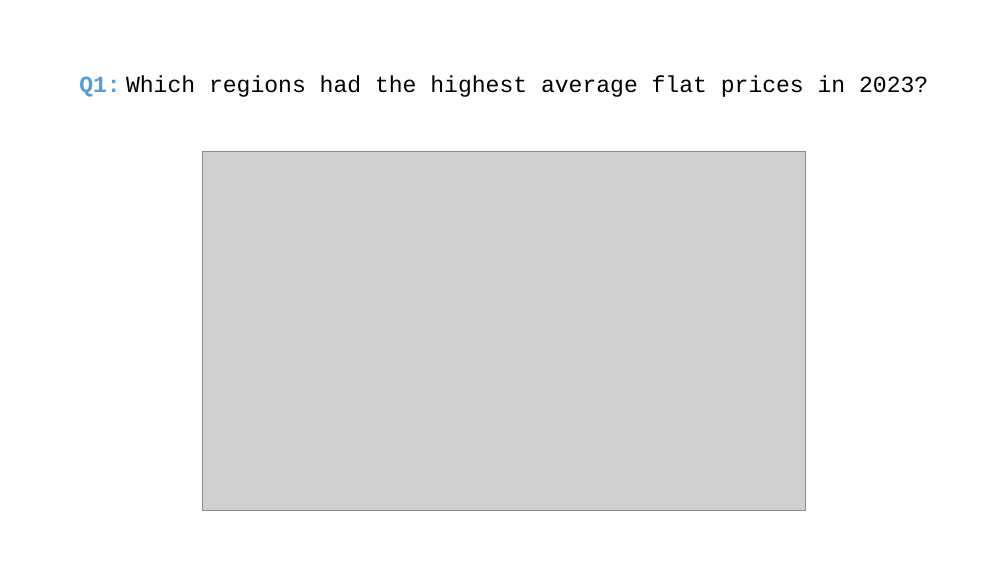
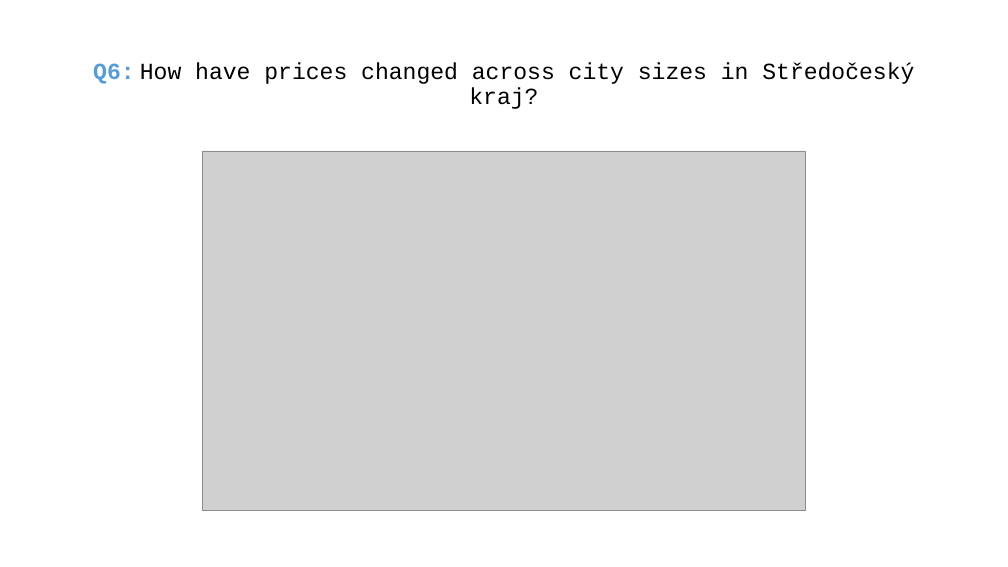
Before and after one commit to MiraZzle/cz-real-estate-analysis, a slide deck: slide 9 of Czech Real Estate Analysis - presentation.pptx. Drawn at 1008x567 pixels with LibreOffice and Linux fonts; fonts in the diff are those of the drawing; grey boxes stand for pictures. Boxes give left, top, right and bottom in pixels: in the first picture for what was removed or moved away, otherwise in the second. Text is boxed around its words. In the diff, an @@ line names an element or a change of style, - is before the commit and + after.

```diff
--- a/Czech Real Estate Analysis - presentation.pptx
+++ b/Czech Real Estate Analysis - presentation.pptx
@@ title at [93,63,914,109]: text changed @@
-Q1: Which regions had the highest average flat prices in 2023?
+Q6: How have prices changed across city sizes in Středočeský kraj?
```
Also in this commit, not shown: 7 other slides changed, 4 slides added, 5 slides removed, 11 other files.
